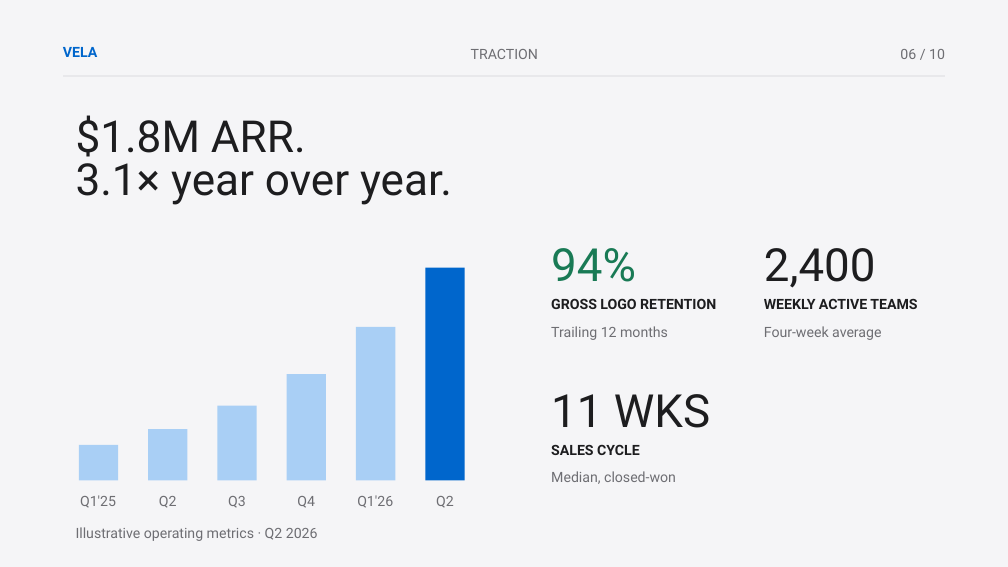
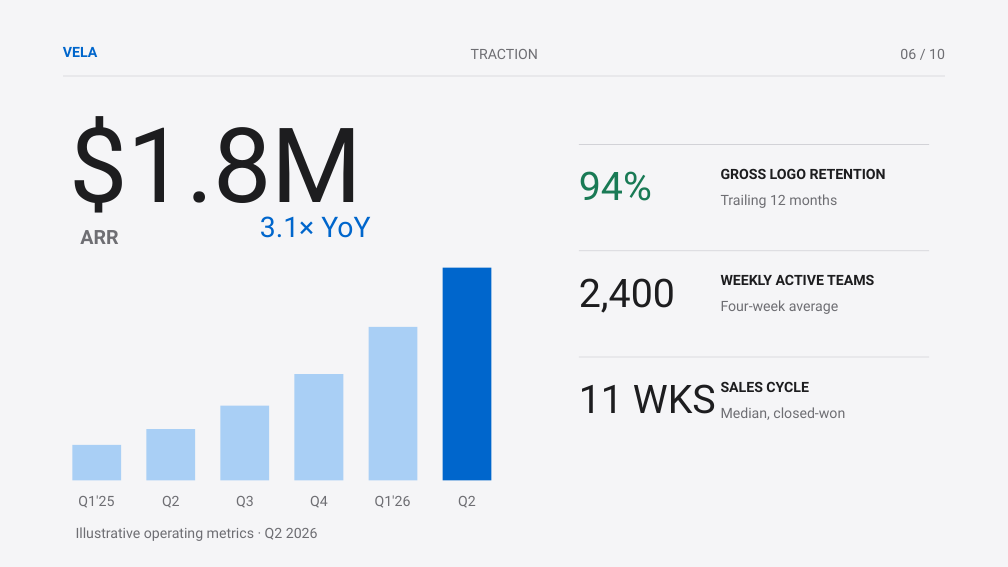
Before and after one commit to sjquant/quickthumb, a slide deck: slide 6 of examples/investor_deck.pptx. Drawn at 1008x567 pixels with LibreOffice and Linux fonts; fonts in the diff are those of the drawing. Boxes give left, top, right and bottom in pixels: in the first picture for what was removed or moved away, otherwise in the second. Text is boxed around its words. In the diff, an @@ line names an element or a change of style, - is before the commit and + after.

```diff
--- a/examples/investor_deck.pptx
+++ b/examples/investor_deck.pptx
@@ text at box(69, 116, 362, 227): text changed; size 42 to 99 pt @@
-$1.8M ARR.
-3.1× year over year.
+$1.8M
@@ rectangle added at box(579, 144, 930, 145), fill #D2D2D7 @@
@@ text "94%": place and size @@
-text "94%" at box(551, 248, 636, 282)
+text "94%" at box(579, 171, 652, 201)
@@ text "GROSS LOGO RETENTION": place and size @@
-text "GROSS LOGO RETENTION" at box(551, 298, 716, 309)
+text "GROSS LOGO RETENTION" at box(721, 168, 886, 179)
@@ text "Trailing 12 months": place and size @@
-text "Trailing 12 months" at box(551, 326, 668, 340)
+text "Trailing 12 months" at box(721, 194, 837, 208)
@@ text added at box(80, 230, 118, 244), 18.8 pt, text #6E6E73, bold @@
+ARR
@@ text added at box(260, 216, 370, 238), 27 pt, text #0066CC @@
+3.1× YoY
@@ rectangle: place and size @@
-rectangle at box(425, 268, 464, 480)
+rectangle at box(442, 268, 492, 480)
@@ size 43.5 to 37.5 pt in 3 elements at box(579, 384, 716, 414), box(579, 171, 652, 201), box(579, 278, 675, 313) @@
@@ text "2,400": place and size @@
-text "2,400" at box(764, 248, 876, 288)
+text "2,400" at box(579, 278, 675, 313)
@@ rectangle added at box(579, 250, 930, 251), fill #D2D2D7 @@
@@ text "WEEKLY ACTIVE TEAMS": place and size @@
-text "WEEKLY ACTIVE TEAMS" at box(764, 299, 917, 309)
+text "WEEKLY ACTIVE TEAMS" at box(721, 274, 874, 285)
@@ text "Four-week average": place and size @@
-text "Four-week average" at box(764, 326, 881, 340)
+text "Four-week average" at box(721, 300, 838, 314)
@@ rectangle added at box(369, 327, 418, 480), fill #A9CFF5 @@
@@ rectangle: place and size @@
-rectangle at box(356, 327, 395, 480)
+rectangle at box(295, 374, 344, 481)
@@ text "11 WKS": place and size @@
-text "11 WKS" at box(551, 394, 710, 428)
+text "11 WKS" at box(579, 384, 716, 414)
@@ text "SALES CYCLE": place and size @@
-text "SALES CYCLE" at box(551, 444, 640, 455)
+text "SALES CYCLE" at box(721, 381, 809, 392)
@@ rectangle: place and size @@
-rectangle at box(287, 374, 326, 481)
+rectangle at box(221, 405, 270, 480)
@@ text "Median, closed-won": place and size @@
-text "Median, closed-won" at box(551, 471, 676, 484)
+text "Median, closed-won" at box(721, 407, 845, 420)
@@ rectangle: place and size @@
-rectangle at box(148, 430, 188, 481)
+rectangle at box(73, 445, 122, 481)
@@ rectangle removed at box(79, 445, 118, 481) @@
@@ rectangle: place and size @@
-rectangle at box(218, 405, 257, 480)
+rectangle at box(147, 430, 196, 481)
@@ text "Q3": place and size @@
-text "Q3" at box(228, 496, 246, 508)
+text "Q3" at box(236, 496, 254, 508)
@@ text "Q4": place and size @@
-text "Q4" at box(297, 496, 315, 508)
+text "Q4" at box(310, 496, 328, 508)
@@ text "Q1'26": place and size @@
-text "Q1'26" at box(357, 495, 393, 508)
+text "Q1'26" at box(375, 495, 411, 508)
@@ text "Q2": place and size @@
-text "Q2" at box(436, 496, 454, 508)
+text "Q2" at box(458, 496, 476, 508)
```
Also in this commit, not shown: 7 other slides changed, 3 other files.
